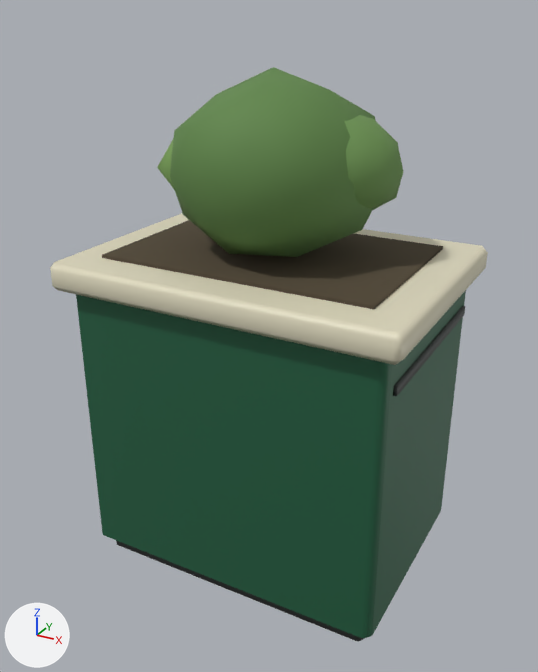
Two versions of the glTF model public/models/deck_planter_short.glb, one commit apart.
One viewpoint serves both versions: a camera (50 mm lens) standing at (0.423, -0.786, 0.714) and looking at (-0.003, -0.012, 0.327). The lights are fixed; the arrows at lower left show +X, +Y and +Z. The picture after the commit comes second. Where no turn or scale is listed for an object, it has been applied to the vertices.

Objects in the first picture: 'Box', 'Cap', 'Foot', 'Groove1', 'Shrub0Core', 'Shrub0Side0', 'Shrub0Side1', 'Soil'.
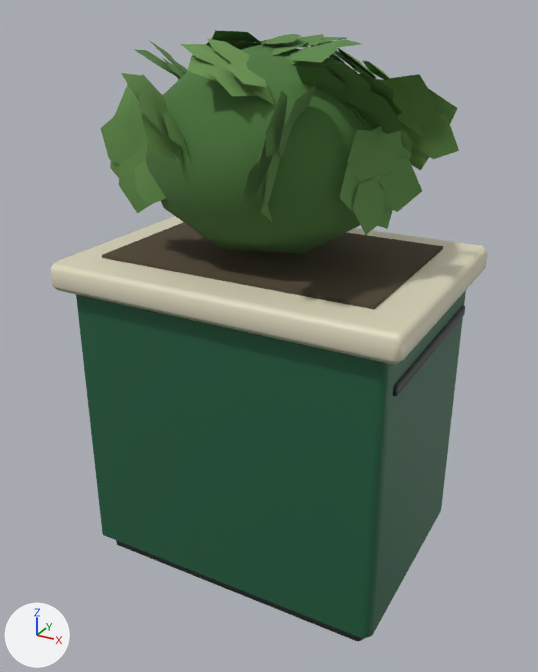
What differs and where, as boxes (x1, y1, x2, y2) in the pictures (538 x 672 px):
'Shrub0Core', reshaped, moved, rescaled, turned
    before: (170, 67, 376, 257)
    after: (146, 43, 373, 254)
'Shrub0Leaves13', added (green)
    after: (340, 126, 422, 235)
'Shrub0Leaves8', added (green)
    after: (375, 74, 459, 170)
'Shrub0Side0', deleted (green)
    before: (344, 115, 403, 210)
'Shrub0Leaves12', added (green)
    after: (100, 84, 166, 213)
'Shrub0Leaves5', added (green)
    after: (295, 64, 404, 134)
'Shrub0Leaves2', added (green)
    after: (181, 38, 274, 104)
'Shrub0Leaves10', added (green)
    after: (241, 85, 316, 222)
'Shrub0Leaves7', added (green)
    after: (121, 73, 187, 160)
'Shrub0Leaves0', added (green)
    after: (262, 34, 361, 65)
'Shrub0Leaves1', added (green)
    after: (206, 30, 282, 50)
'Shrub0Leaves3', added (green)
    after: (311, 45, 390, 80)
'Shrub0Leaves4', added (green)
    after: (133, 41, 188, 80)
'Shrub0Side1', deleted
    before: (157, 138, 174, 189)

What changed in the scene script:
```text
Change me_shrublump0_shruba:
    used by ob_shrub0core; location = (-0.004, 0.0, 0.54); rotation_euler = (0.0, 0.0, 2.487), in degrees (0, 0, 142); scale = (0.133, 0.133, 0.106)
    remove me_shrublump0_shruba.from_pydata(...)  # 42 vertices, 80 faces; spans x -0.97..0.98, y -0.97..0.96, z -1.02..1.07
    add me_shrublump0_shruba.from_pydata(...)  # 42 vertices, 80 faces; spans x -0.95..0.95, y -1.0..1.0, z -1.0..1.0
    me_shrublump0_shruba part 1: 38 of 42 vertices moved; they spanned x -0.97..0.98, y -0.97..0.96, z -1.02..1.07 and now span x -0.95..0.95, y -1.0..1.0, z -1.0..1.0; mean shift (0.0, 0.01, 0.0); largest move (0.39, 0.28, -0.78) -> (0.43, 0.31, -0.85)
Change ob_shrub0core:
    ob_shrub0core.rotation_euler: (0.0, 0.0, 2.487) -> (0.0, 0.0, 0.0)  # degrees (0, 0, 142) -> degrees (0, 0, 0)
    ob_shrub0core.location: (-0.004, 0.0, 0.54) -> (-0.004, 0.0, 0.56)
    ob_shrub0core.scale: (0.133, 0.133, 0.106) -> (0.155, 0.155, 0.121)
Remove ob_shrub0side0:
    ob_shrub0side0 = bpy.data.objects.new('Shrub0Side0', me_shrublump2_shrubb)
Remove ob_shrub0side1:
    ob_shrub0side1 = bpy.data.objects.new('Shrub0Side1', me_shrublump1_shrubc)
Add ob_shrub0leaves13:
    ob_shrub0leaves13 = bpy.data.objects.new('Shrub0Leaves13', me_shrubleaves2_shruba)  # 56 vertices, 48 faces; spans x -0.468..0.434, y -0.411..0.41, z -0.089..0.105; in mat_shruba (green #5a8644)
    ob_shrub0leaves13.location = (0.143, -0.049, 0.552)
    ob_shrub0leaves13.rotation_euler = (1.65, 0.0, -1.953)  # degrees (95, 0, -112)
    ob_shrub0leaves13.scale = (0.14, 0.14, 0.14)
Add ob_shrub0leaves12:
    ob_shrub0leaves12 = bpy.data.objects.new('Shrub0Leaves12', me_shrubleaves0_shrubb)  # 56 vertices, 48 faces; spans x -0.0647..0.0755, y -0.0216..0.0214, z -0.0737..0.0727; in mat_shrubb (green #63904a)
    ob_shrub0leaves12.location = (-0.125, -0.096, 0.562)
Add ob_shrub0leaves10:
    ob_shrub0leaves10 = bpy.data.objects.new('Shrub0Leaves10', me_shrubleaves0_shruba)  # 56 vertices, 48 faces; spans x -0.417..0.484, y -0.467..0.464, z -0.096..0.105; in mat_shruba (green #5a8644)
    ob_shrub0leaves10.location = (0.073, -0.132, 0.581)
    ob_shrub0leaves10.rotation_euler = (1.344, 0.0, -1.354)  # degrees (77, 0, -78)
    ob_shrub0leaves10.scale = (0.153, 0.153, 0.153)
Add ob_shrub0leaves8:
    ob_shrub0leaves8 = bpy.data.objects.new('Shrub0Leaves8', me_shrubleaves2_shrubc)  # 56 vertices, 48 faces; spans x -0.468..0.434, y -0.411..0.41, z -0.089..0.105; in mat_shrubc (green #6e9a52)
    ob_shrub0leaves8.location = (0.139, 0.032, 0.6)
    ob_shrub0leaves8.rotation_euler = (1.141, 0.0, 3.086)  # degrees (65, 0, 177)
    ob_shrub0leaves8.scale = (0.149, 0.149, 0.149)
Add ob_shrub0leaves7:
    ob_shrub0leaves7 = bpy.data.objects.new('Shrub0Leaves7', me_shrubleaves2_shrubc)  # 56 vertices, 48 faces; spans x -0.468..0.434, y -0.411..0.41, z -0.089..0.105; in mat_shrubc (green #6e9a52)
    ob_shrub0leaves7.location = (-0.063, -0.128, 0.609)
    ob_shrub0leaves7.rotation_euler = (1.041, 0.0, 1.909)  # degrees (60, 0, 109)
    ob_shrub0leaves7.scale = (0.139, 0.139, 0.139)
Add ob_shrub0leaves5:
    ob_shrub0leaves5 = bpy.data.objects.new('Shrub0Leaves5', me_shrubleaves2_shruba)  # 56 vertices, 48 faces; spans x -0.468..0.434, y -0.411..0.41, z -0.089..0.105; in mat_shruba (green #5a8644)
    ob_shrub0leaves5.location = (0.111, -0.057, 0.628)
    ob_shrub0leaves5.rotation_euler = (0.84, 0.0, 2.936)  # degrees (48, 0, 168)
    ob_shrub0leaves5.scale = (0.141, 0.141, 0.141)
Add ob_shrub0leaves4:
    ob_shrub0leaves4 = bpy.data.objects.new('Shrub0Leaves4', me_shrubleaves0_shruba)  # 56 vertices, 48 faces; spans x -0.417..0.484, y -0.467..0.464, z -0.096..0.105; in mat_shruba (green #5a8644)
    ob_shrub0leaves4.location = (-0.122, -0.005, 0.638)
    ob_shrub0leaves4.rotation_euler = (0.737, 0.0, 2.162)  # degrees (42, 0, 124)
    ob_shrub0leaves4.scale = (0.139, 0.139, 0.139)
Add ob_shrub0leaves3:
    ob_shrub0leaves3 = bpy.data.objects.new('Shrub0Leaves3', me_shrubleaves2_shrubc)  # 56 vertices, 48 faces; spans x -0.468..0.434, y -0.411..0.41, z -0.089..0.105; in mat_shrubc (green #6e9a52)
    ob_shrub0leaves3.location = (0.06, 0.086, 0.647)
    ob_shrub0leaves3.rotation_euler = (0.631, 0.0, 2.193)  # degrees (36, 0, 126)
    ob_shrub0leaves3.scale = (0.153, 0.153, 0.153)
Add ob_shrub0leaves2:
    ob_shrub0leaves2 = bpy.data.objects.new('Shrub0Leaves2', me_shrubleaves1_shrubc)  # 56 vertices, 48 faces; spans x -0.417..0.449, y -0.498..0.394, z -0.058..0.105; in mat_shrubc (green #6e9a52)
    ob_shrub0leaves2.location = (0.002, -0.092, 0.657)
    ob_shrub0leaves2.rotation_euler = (0.518, 0.0, 1.579)  # degrees (30, 0, 90)
    ob_shrub0leaves2.scale = (0.139, 0.139, 0.139)
Add ob_shrub0leaves1:
    ob_shrub0leaves1 = bpy.data.objects.new('Shrub0Leaves1', me_shrubleaves0_shruba)  # 56 vertices, 48 faces; spans x -0.417..0.484, y -0.467..0.464, z -0.096..0.105; in mat_shruba (green #5a8644)
    ob_shrub0leaves1.location = (-0.059, 0.048, 0.666)
    ob_shrub0leaves1.rotation_euler = (0.39, 0.0, -2.84)  # degrees (22, 0, -163)
    ob_shrub0leaves1.scale = (0.14, 0.14, 0.14)
Add ob_shrub0leaves0:
    ob_shrub0leaves0 = bpy.data.objects.new('Shrub0Leaves0', me_shrubleaves2_shruba)  # 56 vertices, 48 faces; spans x -0.468..0.434, y -0.411..0.41, z -0.089..0.105; in mat_shruba (green #5a8644)
    ob_shrub0leaves0.location = (0.039, -0.004, 0.676)
    ob_shrub0leaves0.rotation_euler = (0.219, 0.0, -0.716)  # degrees (13, 0, -41)
    ob_shrub0leaves0.scale = (0.14, 0.14, 0.14)
```
